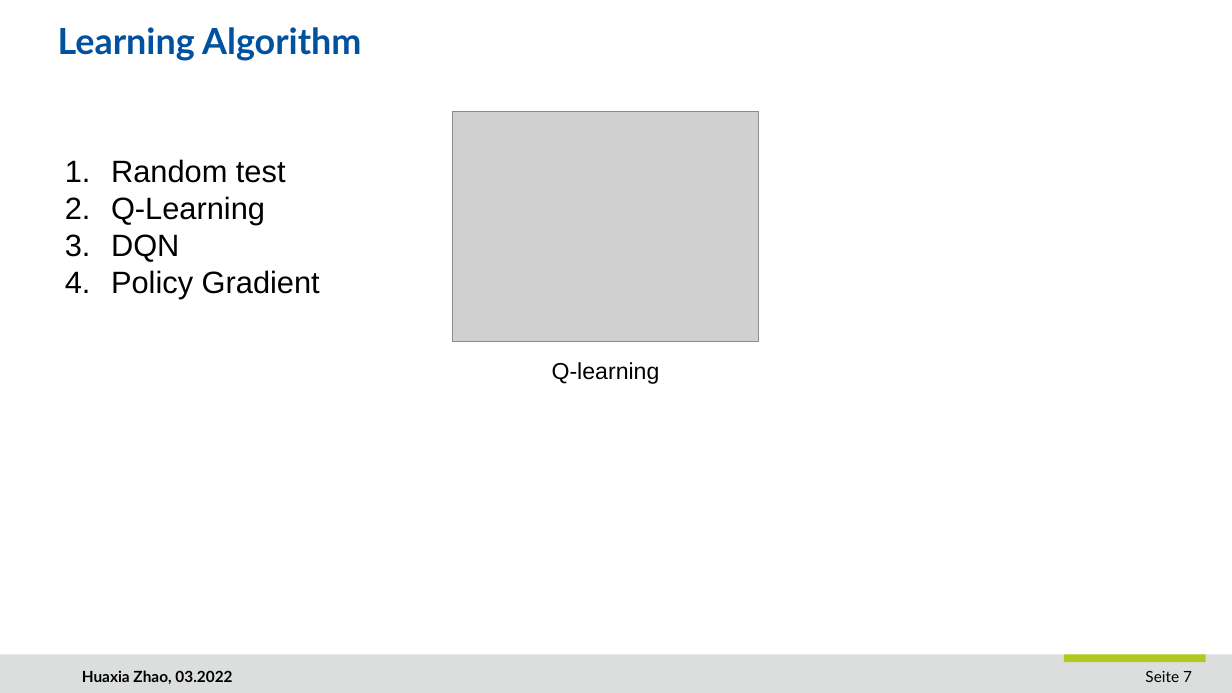
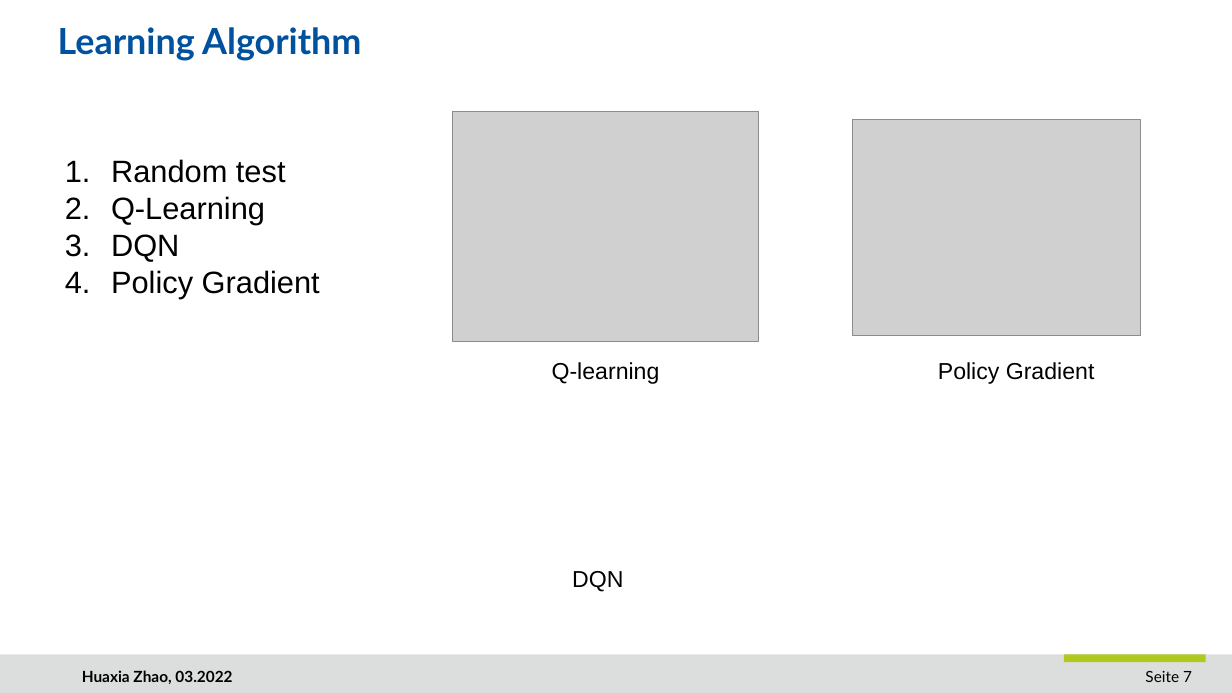
Before and after one commit to underclass6/RLProject, a slide deck: slide 7 of Huaxia_Zhao.pptx. Drawn at 1232x693 pixels with LibreOffice and Linux fonts; fonts in the diff are those of the drawing; grey boxes stand for pictures; background and template pictures are left out. Boxes give left, top, right and bottom in pixels: in the first picture for what was removed or moved away, otherwise in the second. Text is boxed around its words. In the diff, an @@ line names an element or a change of style, - is before the commit and + after.

```diff
--- a/Huaxia_Zhao.pptx
+++ b/Huaxia_Zhao.pptx
@@ picture added at [853, 120, 1141, 336] @@
@@ text added at [938, 362, 1095, 384], 18 pt, text #000000 @@
+Policy Gradient
@@ text added at [572, 571, 623, 592], 18 pt, text #000000 @@
+DQN
```
Also in this commit, not shown: 1 other slide changed, 1 other file.
